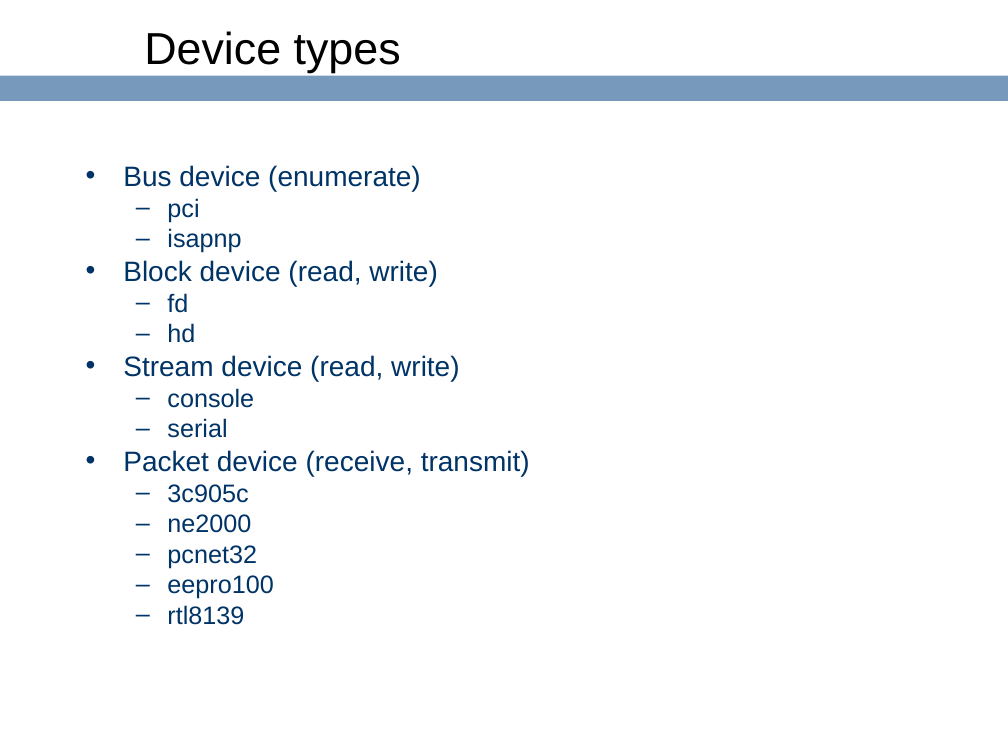
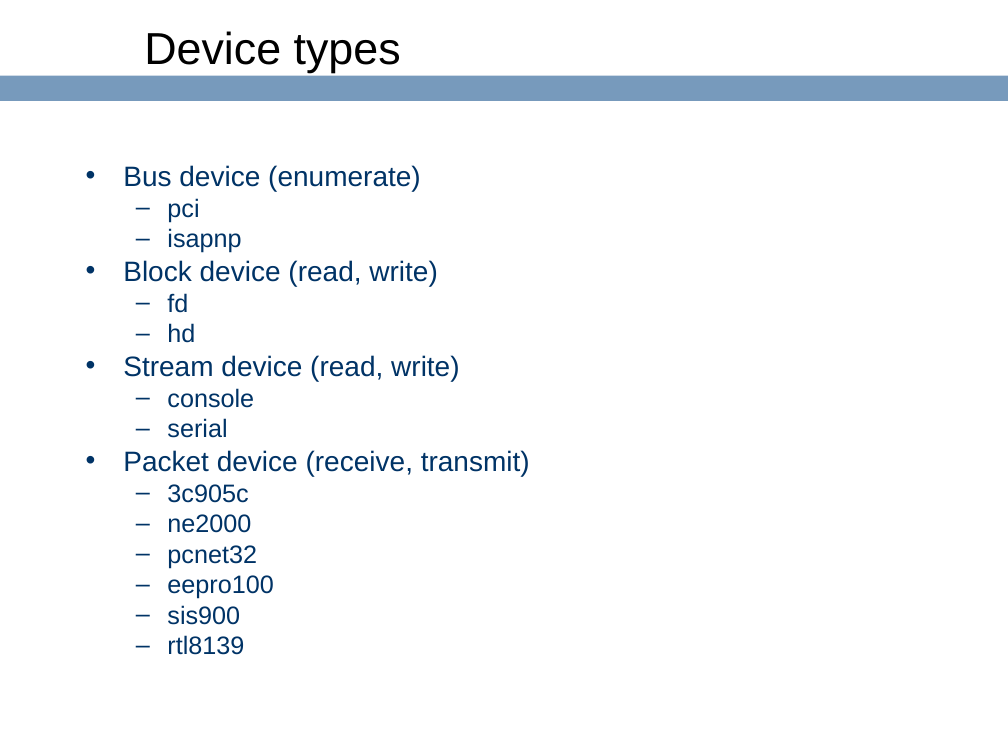
Before and after one commit to ringgaard/sanos, a slide deck: slide 57 of doc/sanostech.ppt. Drawn at 1008x756 pixels with LibreOffice and Linux fonts; fonts in the diff are those of the drawing; background and template pictures are left out. Boxes give left, top, right and bottom in pixels: in the first picture for what was removed or moved away, otherwise in the second. Text is boxed around its words. In the diff, an @@ line names an element or a change of style, - is before the commit and + after.

```diff
--- a/doc/sanostech.ppt
+++ b/doc/sanostech.ppt
@@ text at (167, 605, 240, 625): paragraph added @@
+  – sis900
```
Also in this commit, not shown: 2 other slides changed.
